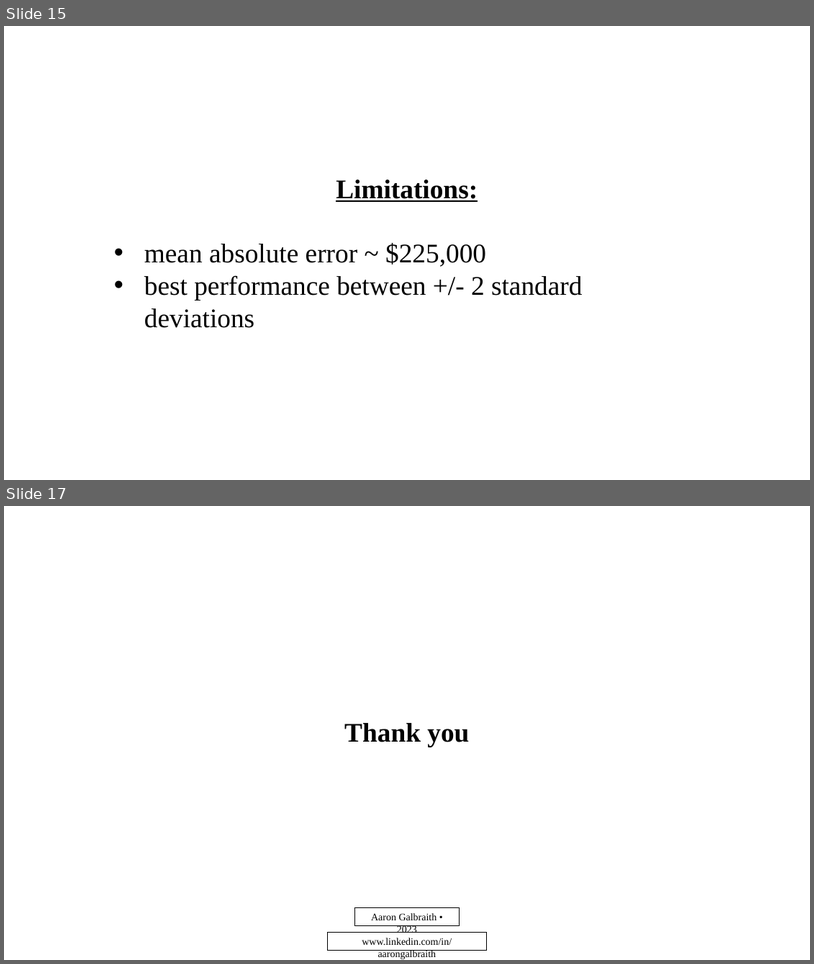
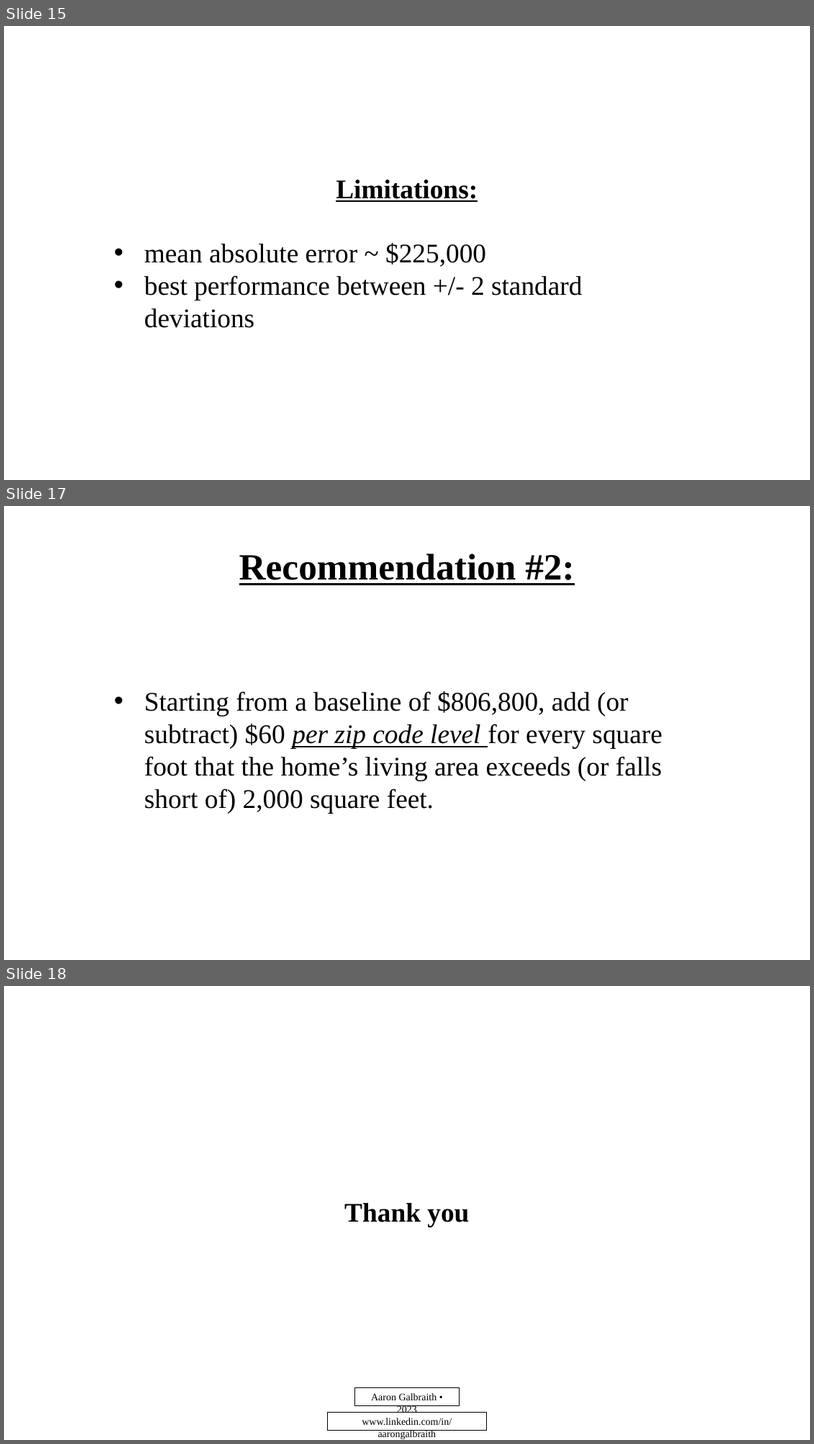
Before and after one commit to aarongalbraith/flatiron-phase2-project, a slide deck: presentation.pptx. Shown one above the other, each under a label of ours: slides 15 and 17 before the commit, slides 15, 17 and 18 after it; the slides between them are not shown. The pictures are 814x964 and 814x1444 pixels, drawn with LibreOffice and Linux fonts; fonts in the diff are those of the drawing; background and template pictures are left out. Boxes give left, top, right and bottom in pixels: in the first picture for what was removed or moved away, otherwise in the second. Text is boxed around its words. In the diff, an @@ line names an element or a change of style, - is before the commit and + after.

```diff
--- a/presentation.pptx
+++ b/presentation.pptx
@@ slide 17 added at [4,506,810,960], background picture (left out) @@
@@ text added at [144,554,662,813], 32 pt, text #000000 @@
+Recommendation #2:
+• Starting from a baseline of $806,800, add (or subtract) $60 per zip code level for every square foot that the home’s living area exceeds (or falls short of) 2,000 square feet.
@@ what was slide 17 is now slide 18 @@
```
Also in this commit, not shown: 1 other slide added, 1 slide removed, 4 other files.
